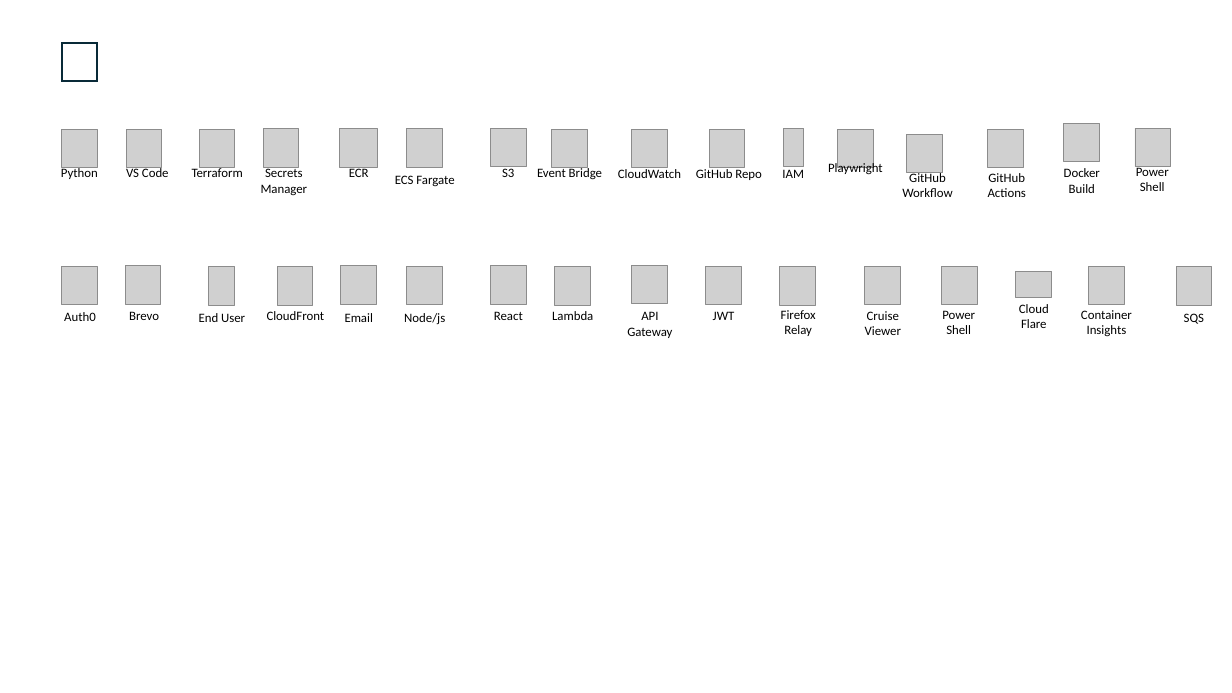
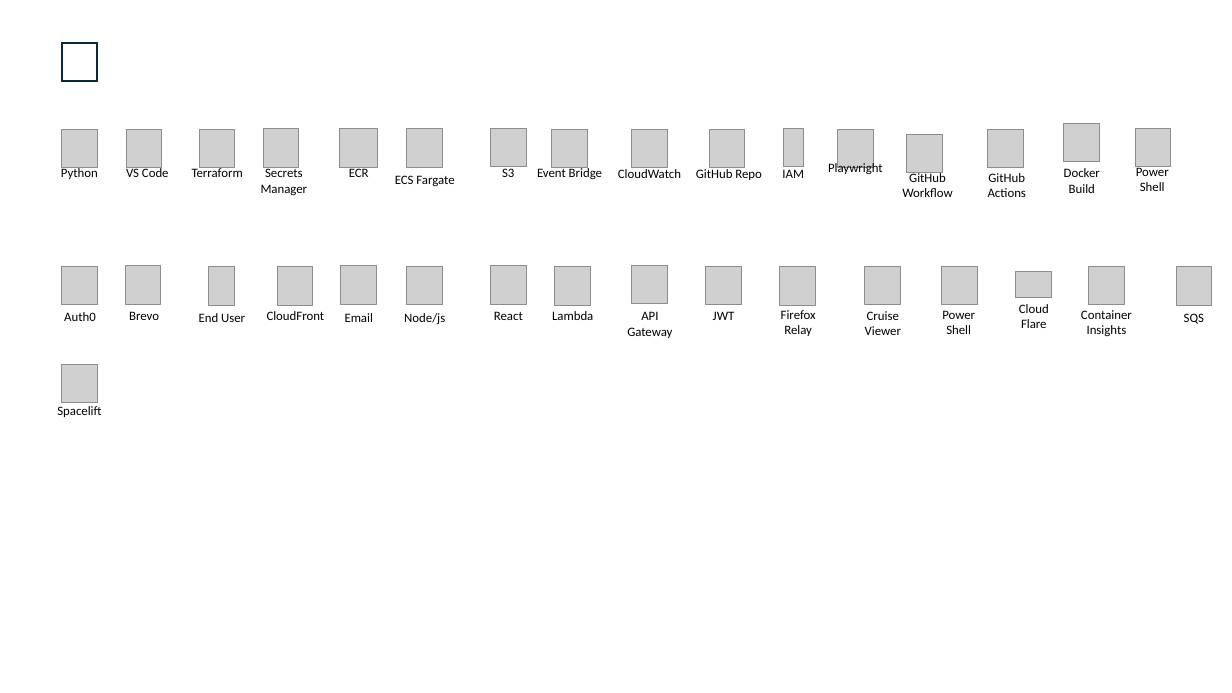
Before and after one commit to mbroadfo/cruise_finder, a slide deck: slide 2 of SolutionArchitecture.pptx (slide 3 before the commit). Drawn at 1232x693 pixels with LibreOffice and Linux fonts; fonts in the diff are those of the drawing; grey boxes stand for pictures. Boxes give left, top, right and bottom in pixels: in the first picture for what was removed or moved away, otherwise in the second. Text is boxed around its words. In the diff, an @@ line names an element or a change of style, - is before the commit and + after.

```diff
--- a/SolutionArchitecture.pptx
+++ b/SolutionArchitecture.pptx
@@ picture added at bbox=[62, 364, 98, 403] @@
@@ text added at bbox=[57, 406, 101, 417], 10 pt, text #000000 @@
+Spacelift
```
Also in this commit, not shown: 2 other slides changed, 2 other files.
